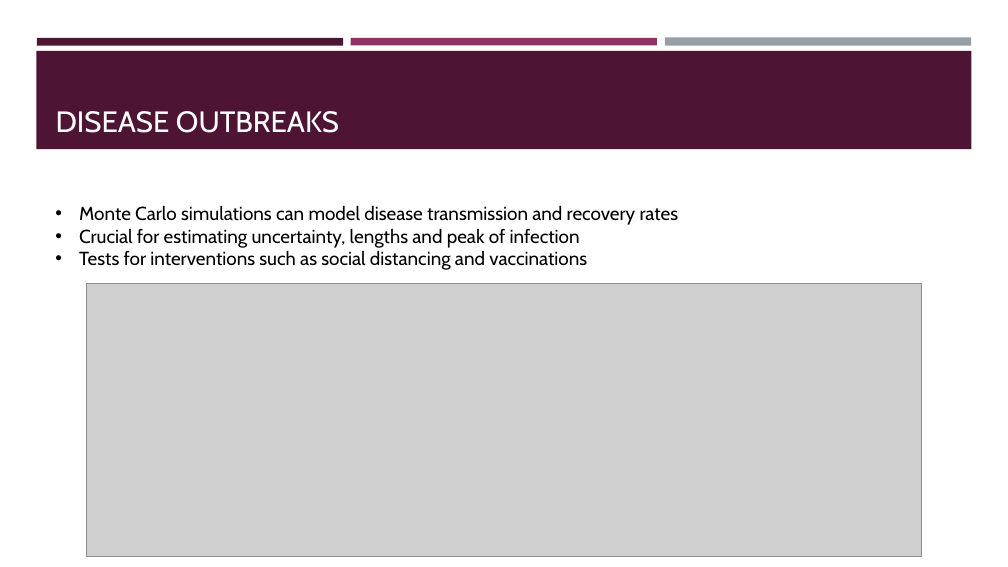
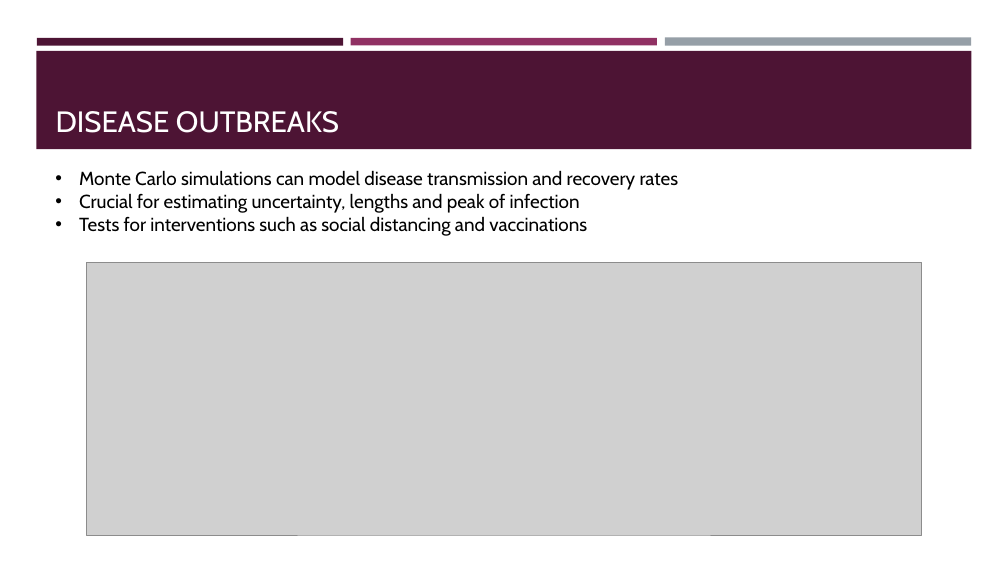
Before and after one commit to eoiniritium/jateb-course-work, a slide deck: slide 17 of presentation.pptx. Drawn at 1008x567 pixels with LibreOffice and Linux fonts; fonts in the diff are those of the drawing; grey boxes stand for pictures. Boxes give left, top, right and bottom in pixels: in the first picture for what was removed or moved away, otherwise in the second. Text is boxed around its words. In the diff, an @@ line names an element or a change of style, - is before the commit and + after.

```diff
--- a/presentation.pptx
+++ b/presentation.pptx
@@ text "Monte Carlo simulations can model ...": place and size @@
-text "Monte Carlo simulations can model ..." at box(79, 205, 679, 270)
+text "Monte Carlo simulations can model ..." at box(79, 170, 679, 236)
@@ picture: place and size @@
-picture at box(86, 284, 922, 557)
+picture at box(86, 262, 922, 535)
```
Also in this commit, not shown: 2 other slides changed, 2 slides added, 1 slide removed.
